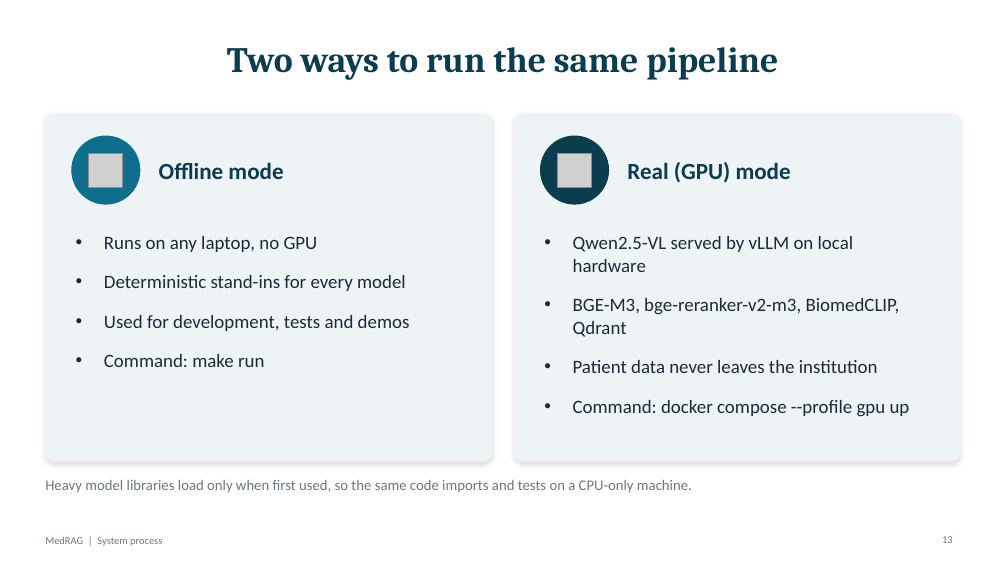
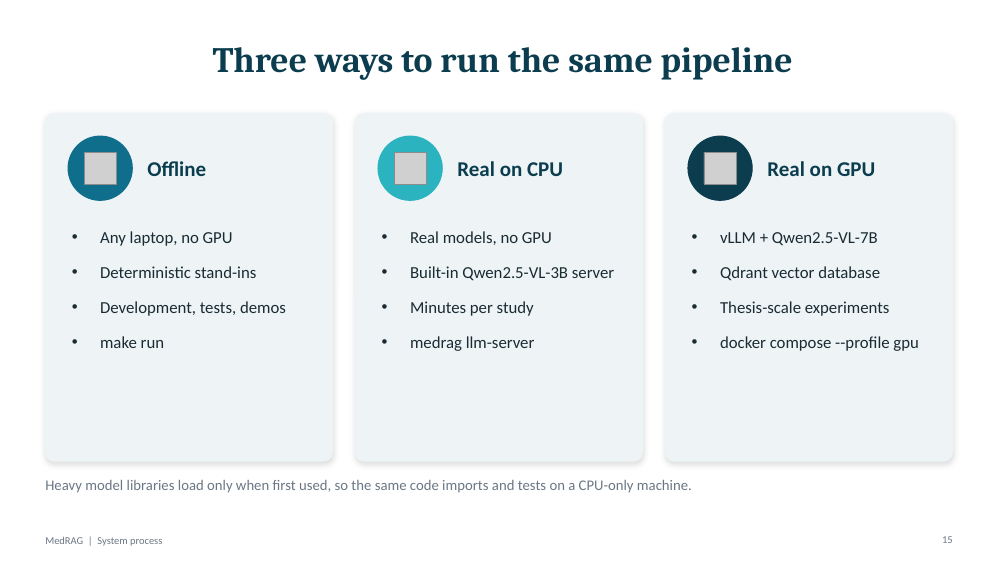
Before and after one commit to DanishAliRaza08/MEDRAG, a slide deck: slide 15 of docs/MedRAG_Process.pptx (slide 13 before the commit). Drawn at 1008x567 pixels with LibreOffice and Linux fonts; fonts in the diff are those of the drawing; grey boxes stand for pictures. Boxes give left, top, right and bottom in pixels: in the first picture for what was removed or moved away, otherwise in the second. Text is boxed around its words. In the diff, an @@ line names an element or a change of style, - is before the commit and + after.

```diff
--- a/docs/MedRAG_Process.pptx
+++ b/docs/MedRAG_Process.pptx
@@ title at box(213, 47, 793, 80): text changed @@
-Two ways to run the same pipeline
+Three ways to run the same pipeline
@@ rounded rectangle at box(45, 113, 333, 461): proportions changed @@
@@ rounded rectangle: place and size @@
-rounded rectangle at box(45, 113, 492, 461)
+rounded rectangle at box(45, 113, 333, 461)
@@ rounded rectangle added at box(355, 113, 643, 461), fill #EEF4F6, outline #EEF4F6 1 pt @@
@@ rounded rectangle: place and size @@
-rounded rectangle at box(514, 113, 960, 461)
+rounded rectangle at box(665, 113, 953, 461)
@@ rounded rectangle at box(665, 113, 953, 461): proportions changed @@
@@ ellipse: place and size @@
-ellipse at box(72, 136, 140, 204)
+ellipse at box(68, 136, 132, 200)
@@ ellipse added at box(378, 136, 442, 200), fill #2BB3C0, outline #2BB3C0 1 pt @@
@@ ellipse: place and size @@
-ellipse at box(541, 136, 609, 204)
+ellipse at box(688, 136, 752, 200)
@@ picture: place and size @@
-picture at box(89, 153, 123, 187)
+picture at box(84, 152, 116, 184)
@@ text at box(147, 161, 206, 176): text changed; size 22 to 20 pt @@
-Offline mode
+Offline
@@ picture added at box(394, 152, 426, 184) @@
@@ text added at box(457, 161, 563, 176), 20 pt, text #0B3D4F, bold @@
+Real on CPU
@@ picture: place and size @@
-picture at box(558, 153, 592, 187)
+picture at box(704, 152, 736, 184)
@@ text at box(767, 161, 875, 176): text changed; size 22 to 20 pt @@
-Real (GPU) mode
+Real on GPU
@@ text at box(100, 231, 286, 348): text changed; size 18 to 16 pt @@
-• Runs on any laptop, no GPU
-• Deterministic stand-ins for every model
-• Used for development, tests and demos
-• Command: make run
+• Any laptop, no GPU
+• Deterministic stand-ins
+• Development, tests, demos
+• make run
@@ text added at box(410, 231, 614, 351), 16 pt, text #1A2B33 @@
+• Real models, no GPU
+• Built-in Qwen2.5-VL-3B server
+• Minutes per study
+• medrag llm-server
@@ text at box(720, 232, 918, 351): text changed; size 18 to 16 pt @@
-• Qwen2.5-VL served by vLLM on local hardware
-• BGE-M3, bge-reranker-v2-m3, BiomedCLIP, Qdrant
-• Patient data never leaves the institution
-• Command: docker compose --profile gpu up
+• vLLM + Qwen2.5-VL-7B
+• Qdrant vector database
+• Thesis-scale experiments
+• docker compose --profile gpu
```
Also in this commit, not shown: 4 other slides changed, 2 slides added, 10 other files.
